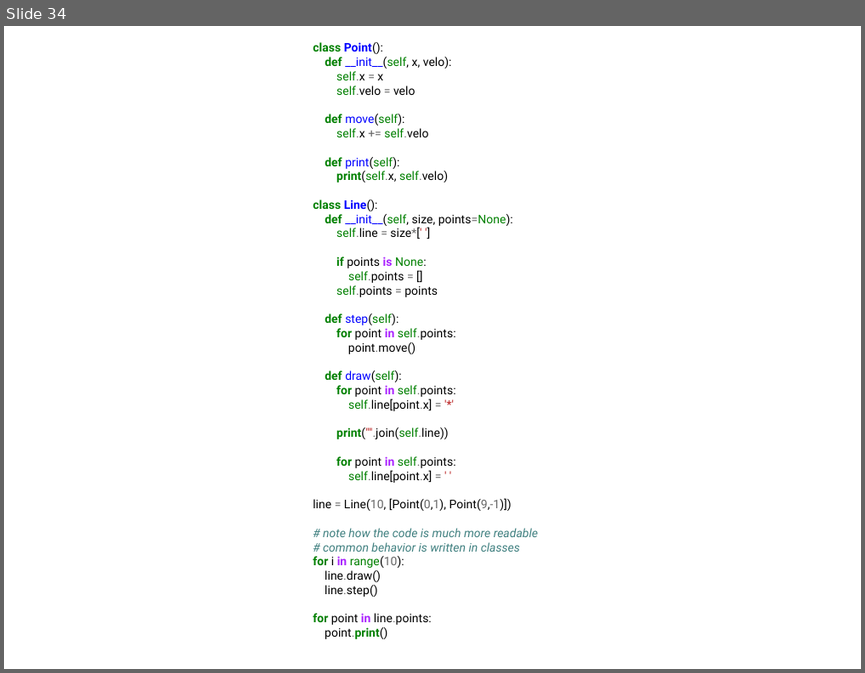
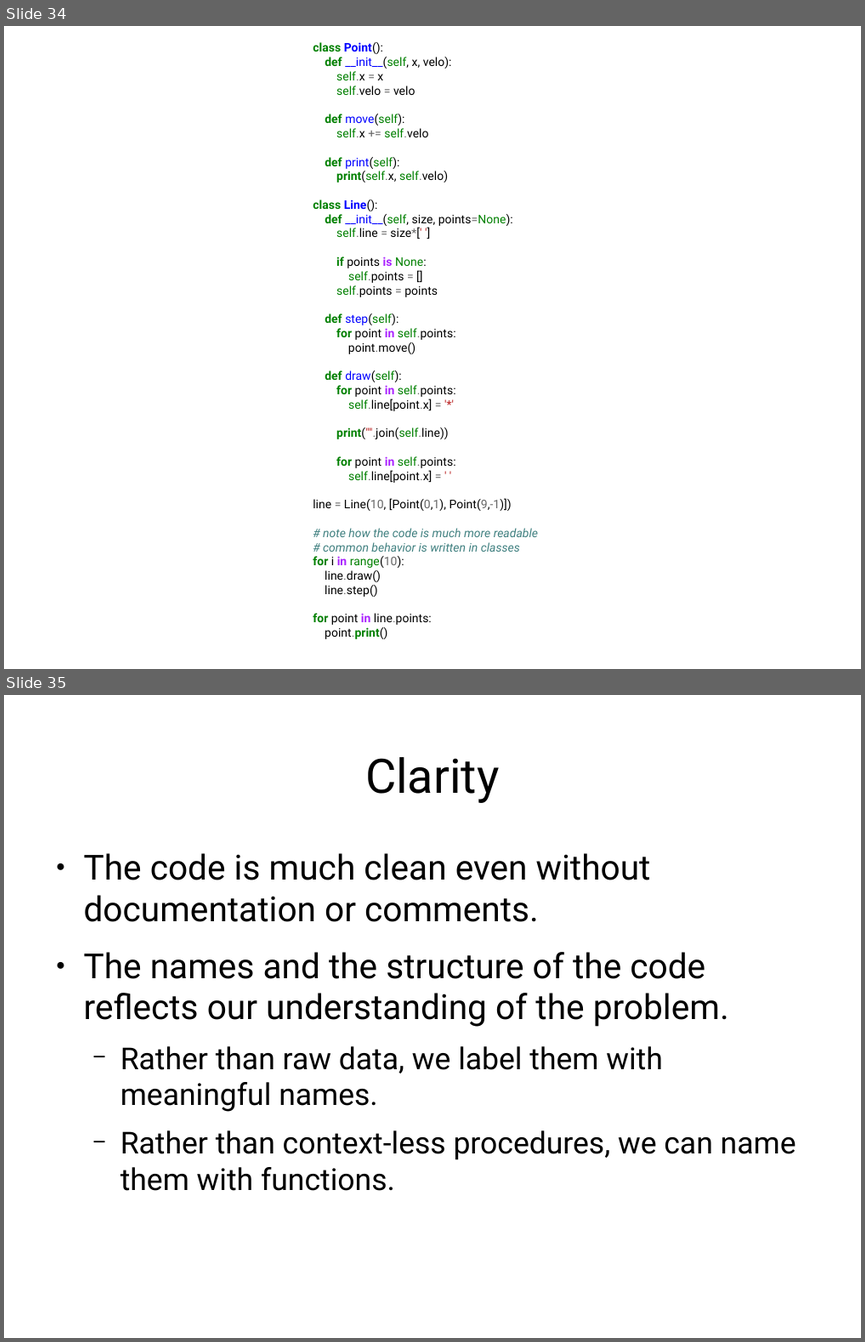
Before and after one commit to f0lie/basic_python_workshop, a slide deck: powerpoint.odp. Shown one above the other, each under a label of ours: slide 34 before the commit, slides 34 and 35 after it. The pictures are 865x673 and 865x1342 pixels, drawn with LibreOffice and Linux fonts; fonts in the diff are those of the drawing. Boxes give left, top, right and bottom in pixels: in the first picture for what was removed or moved away, otherwise in the second. Text is boxed around its words. In the diff, an @@ line names an element or a change of style, - is before the commit and + after.

Commit message:
added clarity slide

```diff
--- a/powerpoint.odp
+++ b/powerpoint.odp
@@ slide 35 added at (4,695,861,1338), background #FFFFFF @@
@@ title added at (365,757,499,803), 44 pt, text #000000 @@
+Clarity
@@ text added at (84,853,796,1191), 32 pt, text #000000 @@
+● The code is much clean even without documentation or comments.
+● The names and the structure of the code reflects our understanding of the problem.
+  − Rather than raw data, we label them with meaningful names.
+  − Rather than context-less procedures, we can name them with functions.
```
Also in this commit, not shown: 1 other file.
